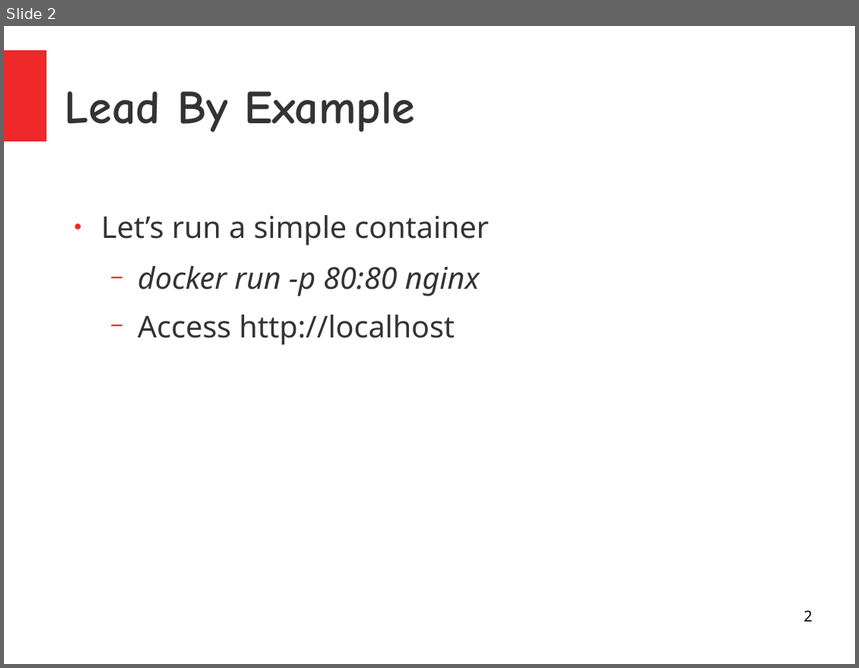
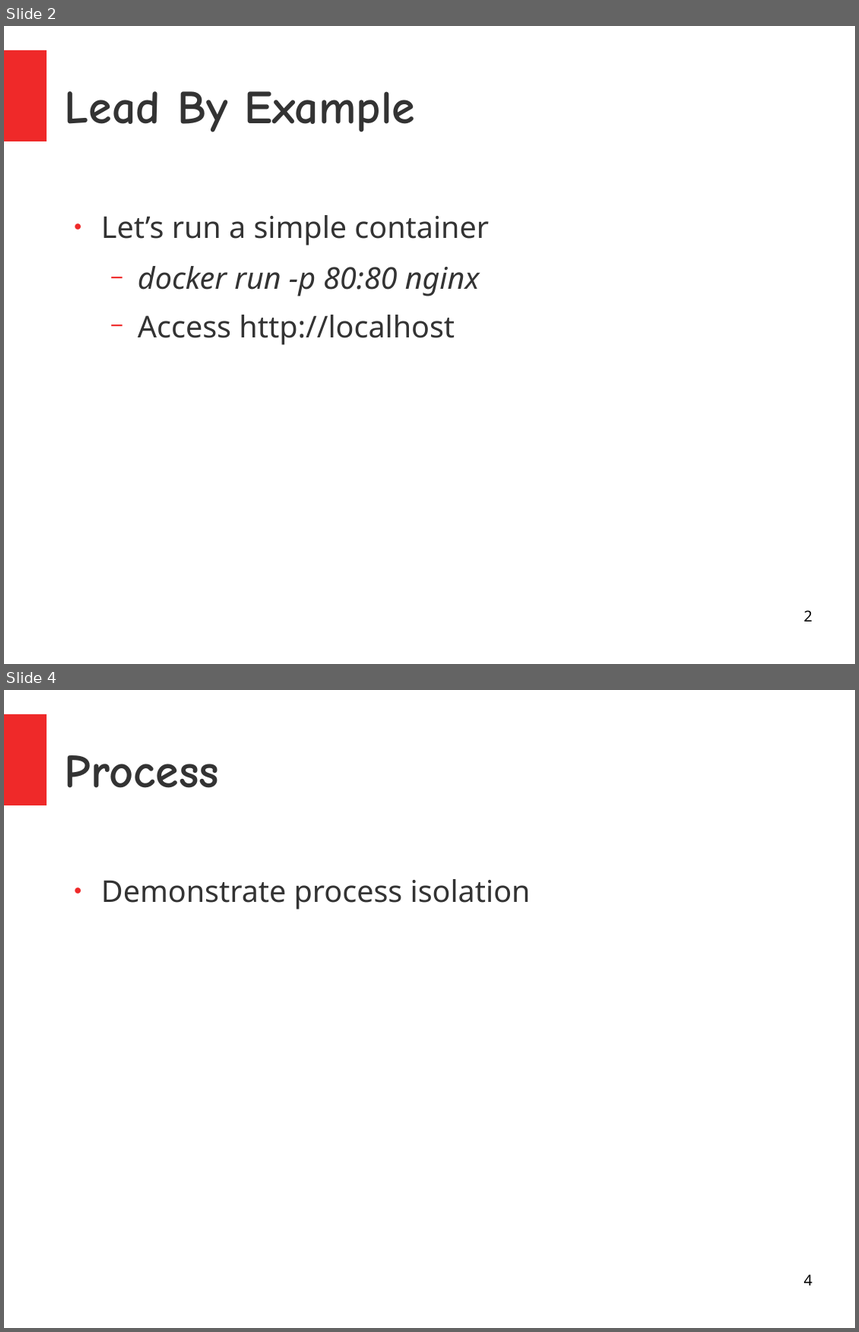
Before and after one commit to kislaykishore/microservices, a slide deck: Containers.odp. Shown one above the other, each under a label of ours: slide 2 before the commit, slides 2 and 4 after it; the slides between them are not shown. The pictures are 859x668 and 859x1332 pixels, drawn with LibreOffice and Linux fonts; fonts in the diff are those of the drawing. Boxes give left, top, right and bottom in pixels: in the first picture for what was removed or moved away, otherwise in the second. Text is boxed around its words. In the diff, an @@ line names an element or a change of style, - is before the commit and + after.

```diff
--- a/Containers.odp
+++ b/Containers.odp
@@ slide 4 added at (x1=4, y1=690, x2=855, y2=1328), background #FFFFFF; not listed: 1 template element that a slide beside it also shows @@
@@ title added at (x1=65, y1=755, x2=219, y2=788), 44 pt, text #333333, bold @@
+Process
@@ text added at (x1=101, y1=879, x2=531, y2=910), 28 pt, text #333333 @@
+● Demonstrate process isolation
@@ page number added at (x1=804, y1=1274, x2=813, y2=1286), 14 pt, text #000000 @@
+4
```
Also in this commit, not shown: 6 slides changed, 4 other slides added, 1 slide removed.
